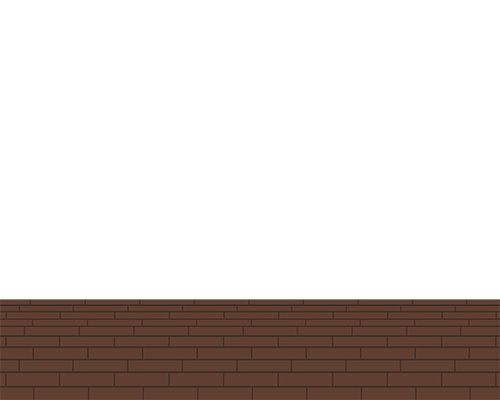
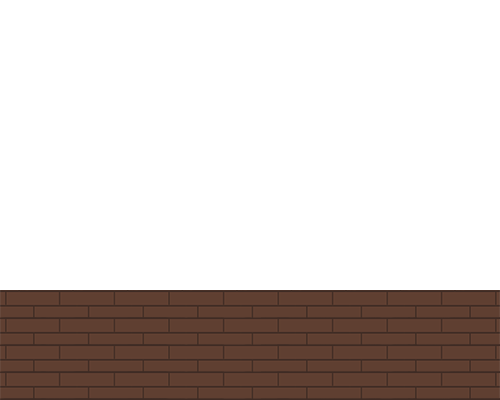
Layer changes from the first 500×400 image to the second:
added layer "Wood Floor copy 3" above "Wood Floor copy 2" over [0, 290, 500, 319]
added layer "Wood Floor copy 2" above "Wood Floor copy" over [0, 317, 500, 346]
added layer "Wood Floor copy" above "Wood Floor" over [0, 344, 500, 373]
painted on "Wood Floor" over [0, 299, 500, 400]
